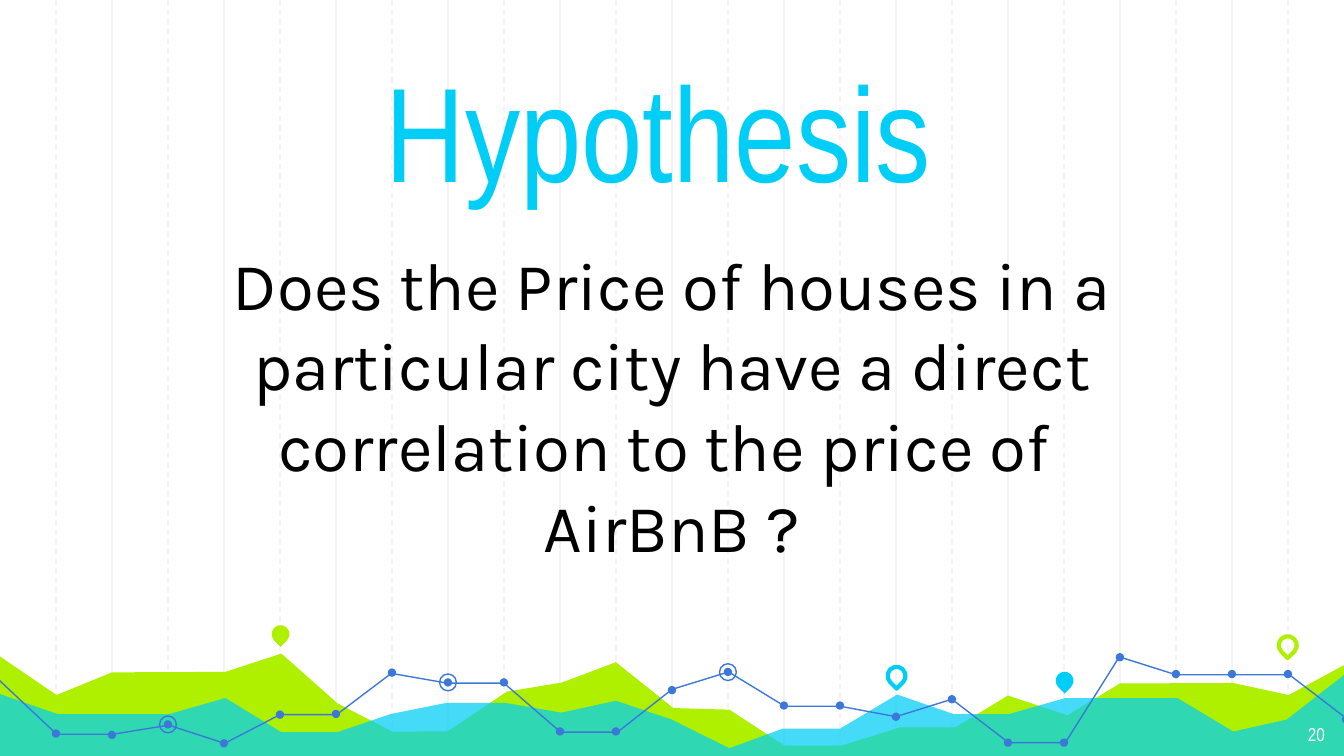
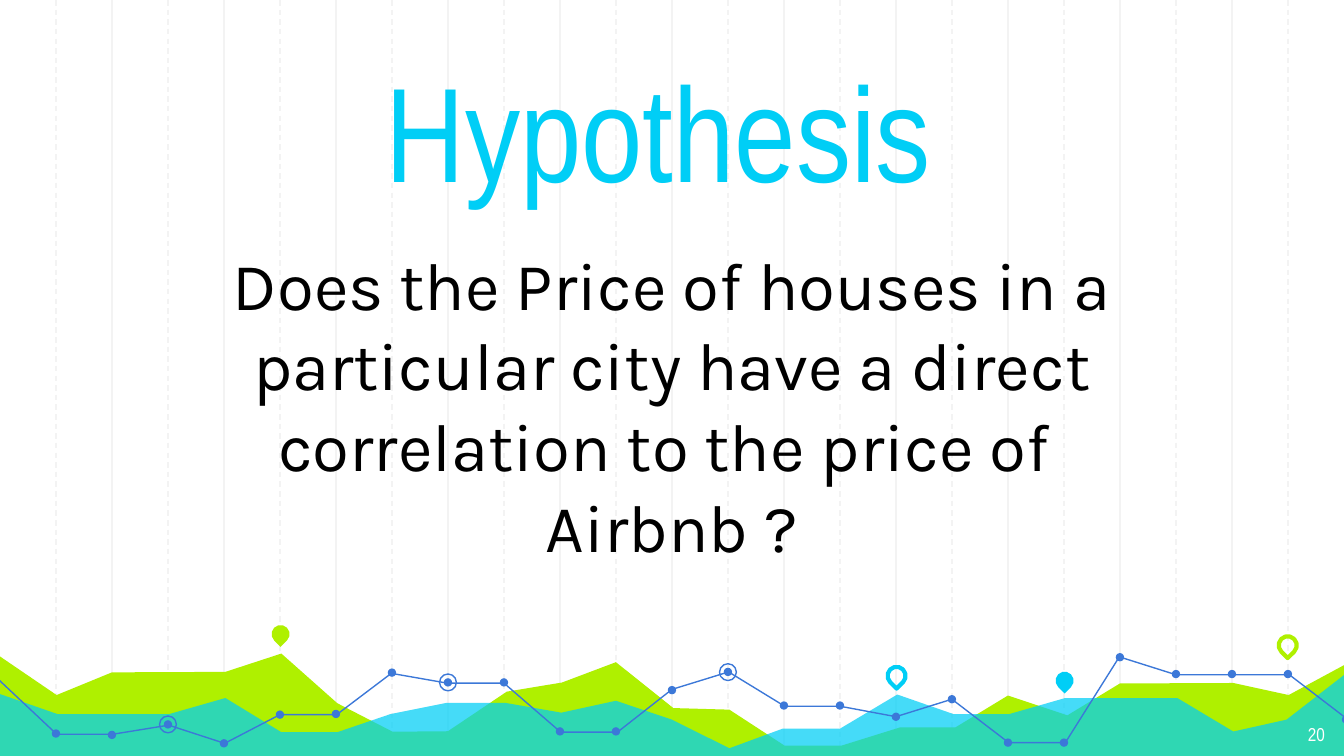
Before and after one commit to GT-Project1-A1/AirBNB, a slide deck: slide 20 of Project1_FinalPresentation.pptx. Drawn at 1344x756 pixels with LibreOffice and Linux fonts; fonts in the diff are those of the drawing. Boxes give left, top, right and bottom in pixels: in the first picture for what was removed or moved away, otherwise in the second. Text is boxed around its words. In the diff, an @@ line names an element or a change of style, - is before the commit and + after.

```diff
--- a/Project1_FinalPresentation.pptx
+++ b/Project1_FinalPresentation.pptx
@@ text at [233, 263, 1110, 553]: text changed @@
-Does the Price of houses in a particular city have a direct correlation to the price of AirBnB ?
+Does the Price of houses in a particular city have a direct correlation to the price of Airbnb ?
```
Also in this commit, not shown: 5 other slides changed.
